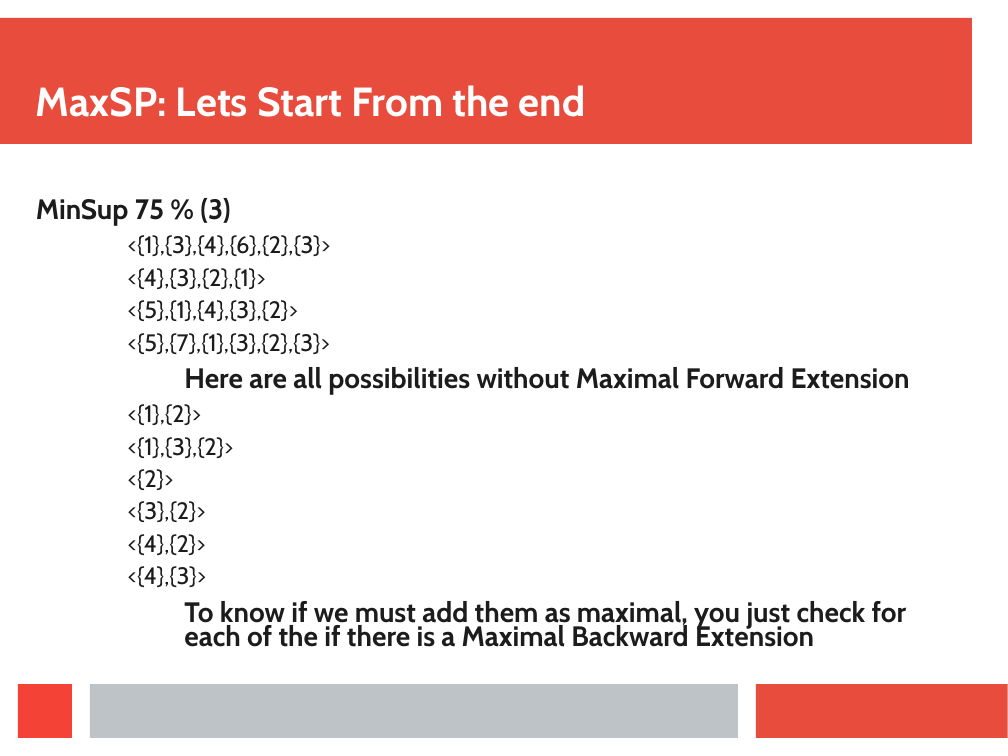
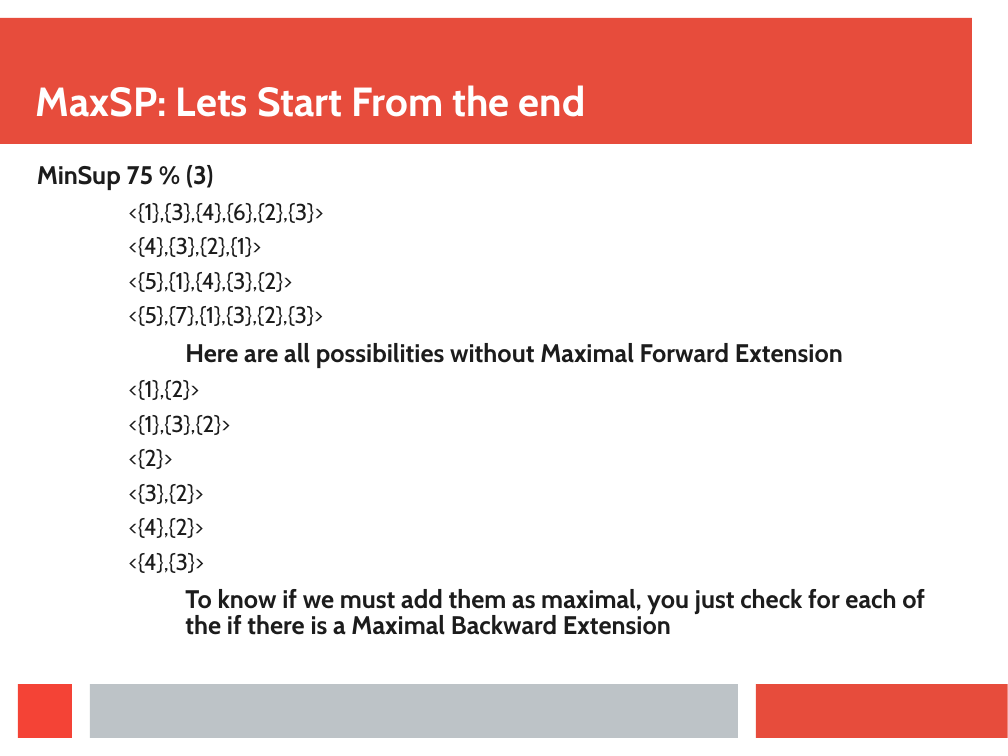
Before and after one commit to Symeon94/iaseminar, a slide deck: slide 65 of presentation/Presentation.ppt. Drawn at 1008x756 pixels with LibreOffice and Linux fonts; fonts in the diff are those of the drawing. Boxes give left, top, right and bottom in pixels: in the first picture for what was removed or moved away, otherwise in the second. Text is boxed around its words. In the diff, an @@ line names an element or a change of style, - is before the commit and + after.

```diff
--- a/presentation/Presentation.ppt
+++ b/presentation/Presentation.ppt
@@ text "MinSup 75 % (3)" moved from (x1=36, y1=198, x2=910, y2=647) to (x1=37, y1=165, x2=925, y2=635) @@
@@ text "MinSup 75 % (3)" at (x1=37, y1=165, x2=925, y2=635): size 22.1 to 20 pt in "MinSup 75 % (3)", "Here are all possibilities without Maximal Forward ...", "To know if we must add them ..."; size 18.7 to 18 pt in "<{1},{3},{4},{6},{2},{3}>", "<{4},{3},{2},{1}>", "<{5},{1},{4},{3},{2}>", "<{5},{7},{1},{3},{2},{3}>" and 6 more places; line spacing 0.73 to 0.83; line spacing 0.63 to 0.73 @@
```
Also in this commit, not shown: 2 other slides changed, 1 slide added, 3 other files.
